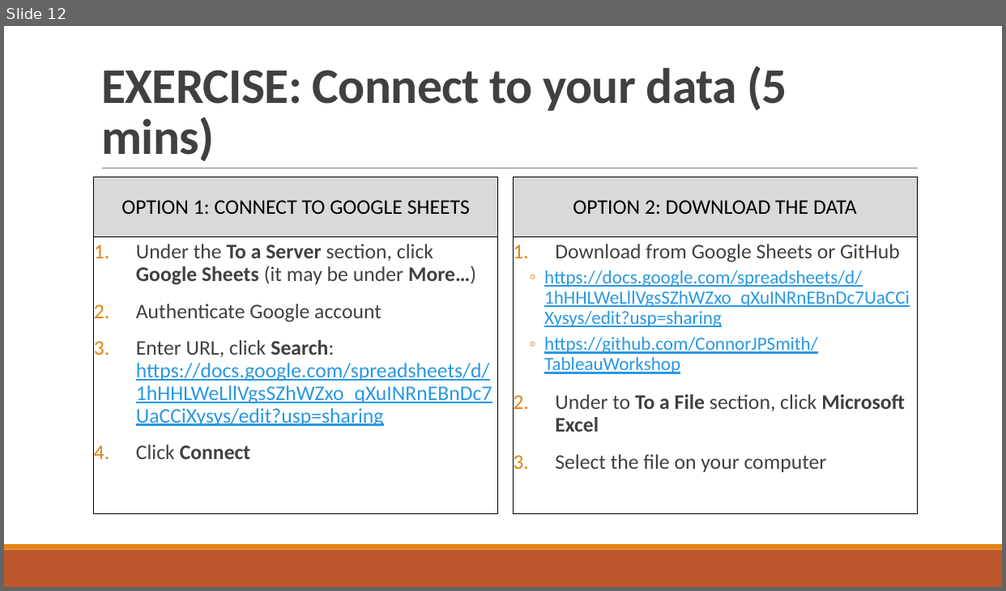
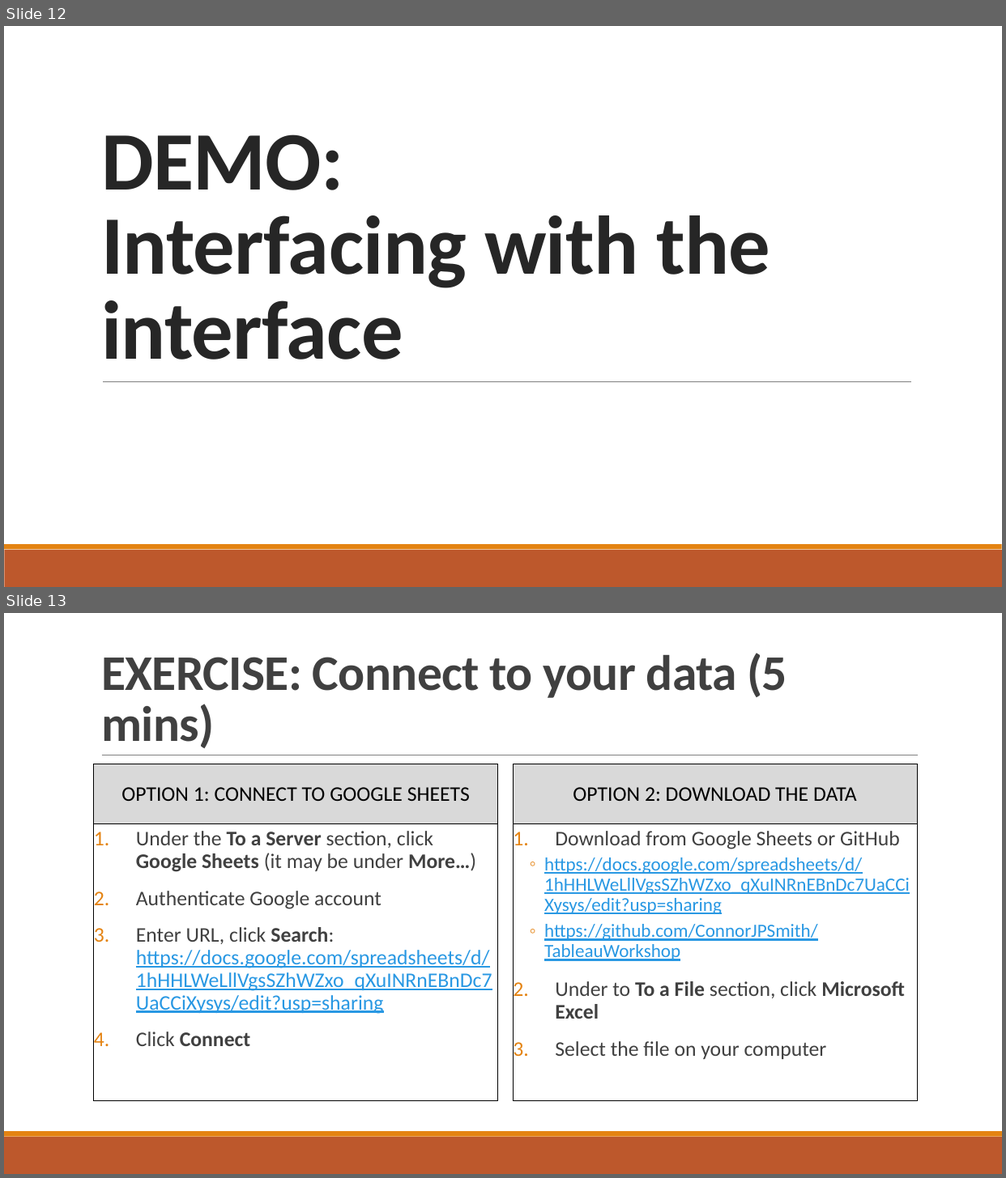
Before and after one commit to ConnorJPSmith/TableauWorkshop, a slide deck: Data Exploration and Visualization with Tableau.pptx. Shown one above the other, each under a label of ours: slide 12 before the commit, slides 12 and 13 after it. The pictures are 1006x591 and 1006x1178 pixels, drawn with LibreOffice and Linux fonts; fonts in the diff are those of the drawing. Boxes give left, top, right and bottom in pixels: in the first picture for what was removed or moved away, otherwise in the second. Text is boxed around its words. In the diff, an @@ line names an element or a change of style, - is before the commit and + after.

```diff
--- a/Data Exploration and Visualization with Tableau.pptx
+++ b/Data Exploration and Visualization with Tableau.pptx
@@ slide 12 added at <box>4,26,1002,587</box>, background #FFFFFF; not listed: 2 template elements that a slide beside it also shows @@
@@ title added at <box>101,135,771,360</box>, 80 pt, text #262626, bold @@
+DEMO:
+Interfacing with the interface
@@ line added from (103, 382) to (911, 382), #808080 0.5 pt @@
@@ what was slide 12 is now slide 13 @@
```
Also in this commit, not shown: 7 slides changed.
